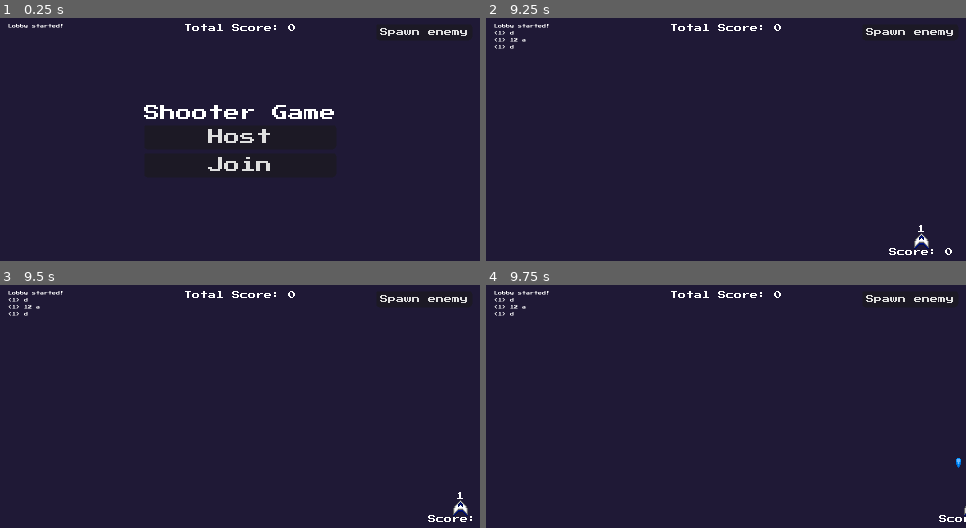
Above: before the commit, frames 1-4 (two rows, left to right).
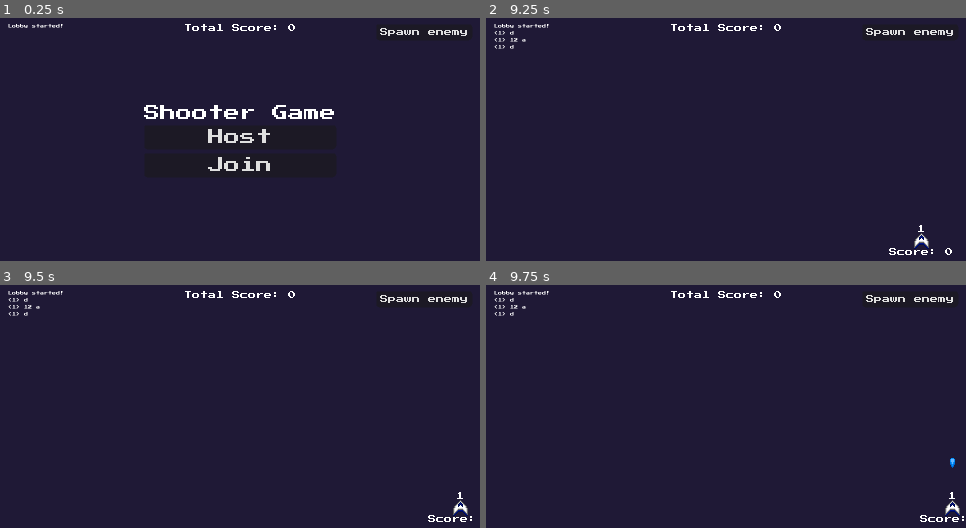
Above: after the commit, the same moments.

Repository: Intedai/MultiplayerShooter
Game: Godot game, scene res://Game/game.tscn
Two runs of this game, one before a commit and one after it. Both use one fixed random seed, a clock stepped at 60 frames per second and the inputs below.
Inputs (mouse positions are in pixels of both pictures, inside the frame that each line leads up to):
- Up to frame 1 (0.25 s): no input
- Up to frame 2 (9.25 s): click "Spawn enemy" at 0.5 s; click "Host" at 1.25 s; tap Enter (chat) at 2, 5.75, 7.25 s; hold Enter (chat) 2.03-2.78 s; hold D (move_right) 2.03-3.53 s; tap Space (shoot) at 2.85, 5, 5.1, 6.5, 6.6, 8, 8.1 s; hold A (move_left) 3.53-4.25 s; hold Enter (chat) 3.53-4.25 s; click (567, 69) at 4.27 s; type "12" at 4.35 s; hold A (move_left) 5.03-6.53 s; hold Enter (chat) 5.78-6.53 s; hold D (move_right) from 6.53 s (still down); hold Enter (chat) 7.28-8.03 s; hold Enter (chat) from 8.78 s (still down)
- Up to frame 3 (9.5 s): keep holding D (move_right); keep holding Enter (chat)
- Up to frame 4 (9.75 s): keep holding D (move_right); release Enter (chat) at 9.53 s; tap Space (shoot) at 9.6 s

Frames 1-3 are identical in both runs. In frame 4, 0.4% of the frame differs, in the area x 90-100%, y 71-98%.

Commit message:
Add constraints autoload, clamp player pos and refactor

Diff:
--- /dev/null
+++ b/Autoloads/constraints.gd
@@ -0,0 +1,3 @@
+extends Node
+
+const x_limit = [-226, 226]
--- a/Enemies/enemy_spawner.gd
+++ b/Enemies/enemy_spawner.gd
@@ -3,8 +3,7 @@
 @onready var game: Node = $".."
 @onready var spawn_player_button: Button = $"../UI/MarginContainer/SpawnPlayerButton"
 
-const spawn_x_range = [-226, 226]
-const spawn_y = -137
+@export var spawn_y: float
 
 const ENEMY = preload("res://Enemies/Enemy/enemy.tscn")
 
@@ -15,7 +14,7 @@
 
 func spawn_enemy(_data) -> Enemy:
 	var enemy: Enemy = ENEMY.instantiate()
-	enemy.position.x = randi_range(spawn_x_range[0], spawn_x_range[1])
+	enemy.position.x = randi_range(Constraints.x_limit[0], Constraints.x_limit[1])
 	enemy.position.y = spawn_y
 	enemy.died.connect(on_enemy_death)
 	return enemy
--- a/Game/game.tscn
+++ b/Game/game.tscn
@@ -8,6 +8,9 @@
 script = ExtResource("1_7raqb")
 
 [node name="Camera2D" type="Camera2D" parent="." unique_id=1982892926]
+
+[node name="SpawnPoint" type="Marker2D" parent="." unique_id=1658762120]
+position = Vector2(0, 90)
 
 [node name="UI" type="CanvasLayer" parent="." unique_id=1229198243]
 
@@ -73,13 +76,11 @@
 _spawnable_scenes = PackedStringArray("uid://dxuatmxk1g3h4")
 spawn_path = NodePath("..")
 
-[node name="SpawnPoint" type="Marker2D" parent="." unique_id=1658762120]
-position = Vector2(0, 90)
-
 [node name="EnemySpawner" type="MultiplayerSpawner" parent="." unique_id=2017736704]
 _spawnable_scenes = PackedStringArray("uid://dpu6bhbbptpkb")
 spawn_path = NodePath("..")
 script = ExtResource("3_fwxkx")
+spawn_y = -137.0
 
 [connection signal="pressed" from="UI/MarginContainer/SpawnPlayerButton" to="EnemySpawner" method="_on_button_pressed"]
 [connection signal="pressed" from="UI/MarginContainer/Multiplayer/VBoxContainer/Host" to="." method="_on_host_pressed"]
--- a/Player/player.gd
+++ b/Player/player.gd
@@ -55,3 +55,4 @@
 	else:
 		velocity.x = move_toward(velocity.x, 0, speed)
 	move_and_slide()
+	position.x = clamp(position.x, Constraints.x_limit[0], Constraints.x_limit[1])
--- a/project.godot
+++ b/project.godot
@@ -18,6 +18,7 @@
 [autoload]
 
 EffectManager="*uid://cfti4w5gms25i"
+Constraints="*uid://rchx3wvi01xh"
 
 [display]
 
Not shown, added: Autoloads/constraints.gd.uid
